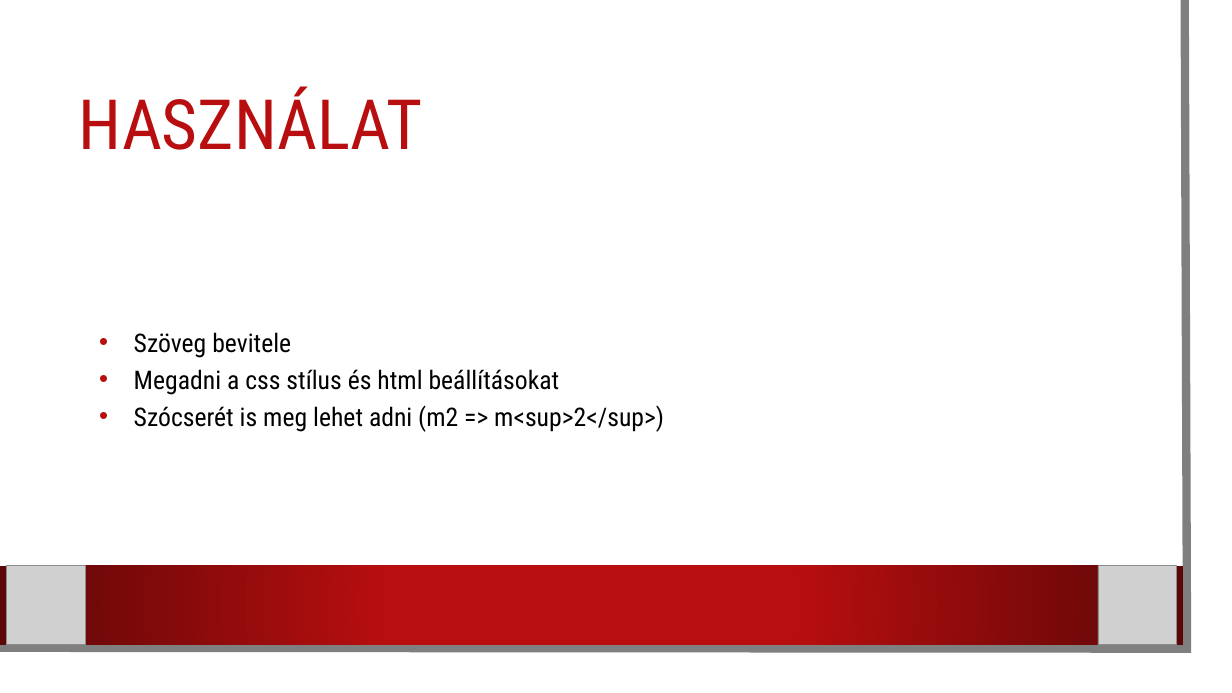
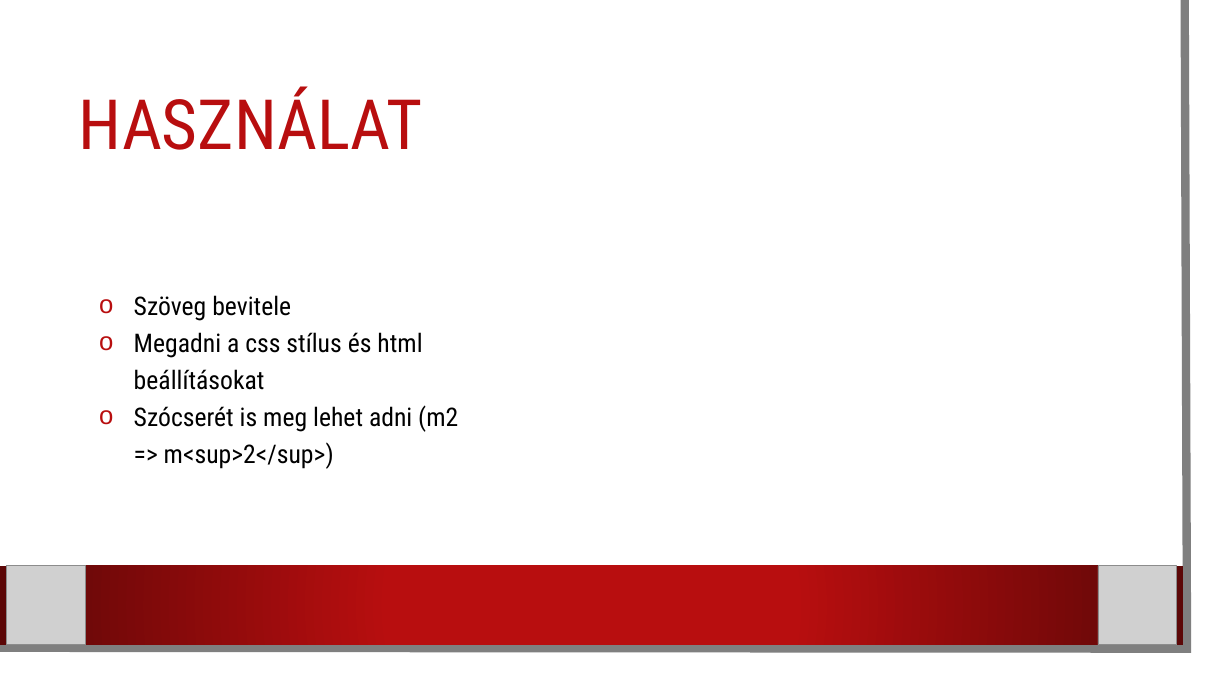
Before and after one commit to karpatililiana/Csapatmunka2.0, a slide deck: slide 4 of Programbemutató.pptx. Drawn at 1232x693 pixels with LibreOffice and Linux fonts; fonts in the diff are those of the drawing; grey boxes stand for pictures; background and template pictures are left out. Boxes give left, top, right and bottom in pixels: in the first picture for what was removed or moved away, otherwise in the second. Text is boxed around its words. In the diff, an @@ line names an element or a change of style, - is before the commit and + after.

```diff
--- a/Programbemutató.pptx
+++ b/Programbemutató.pptx
@@ text "Szöveg bevitele" at <box>134,295,458,469</box>: bullet • to o @@
```
Also in this commit, not shown: 4 other slides changed, 2 slides added, 2 slides removed.
